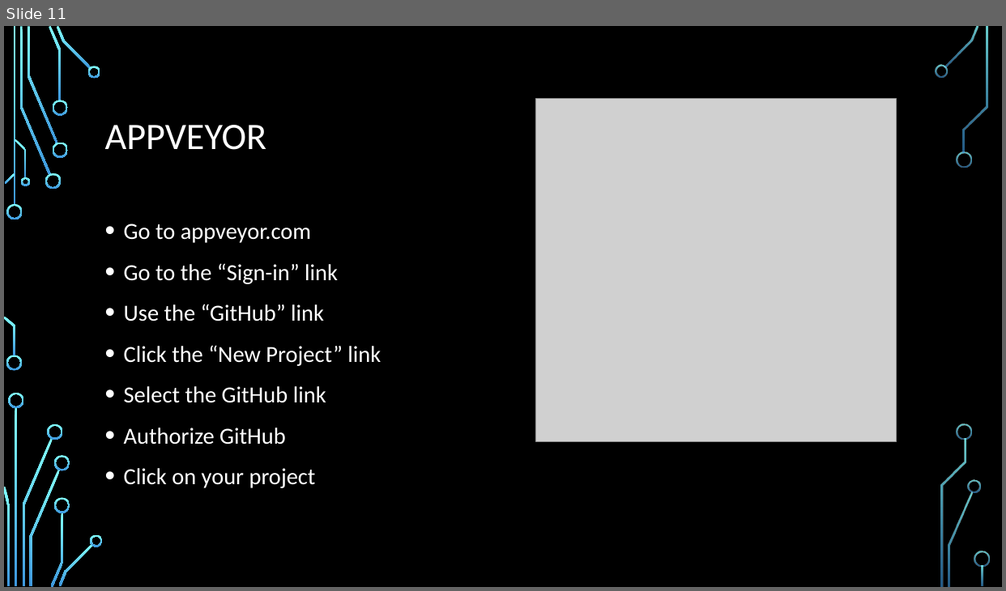
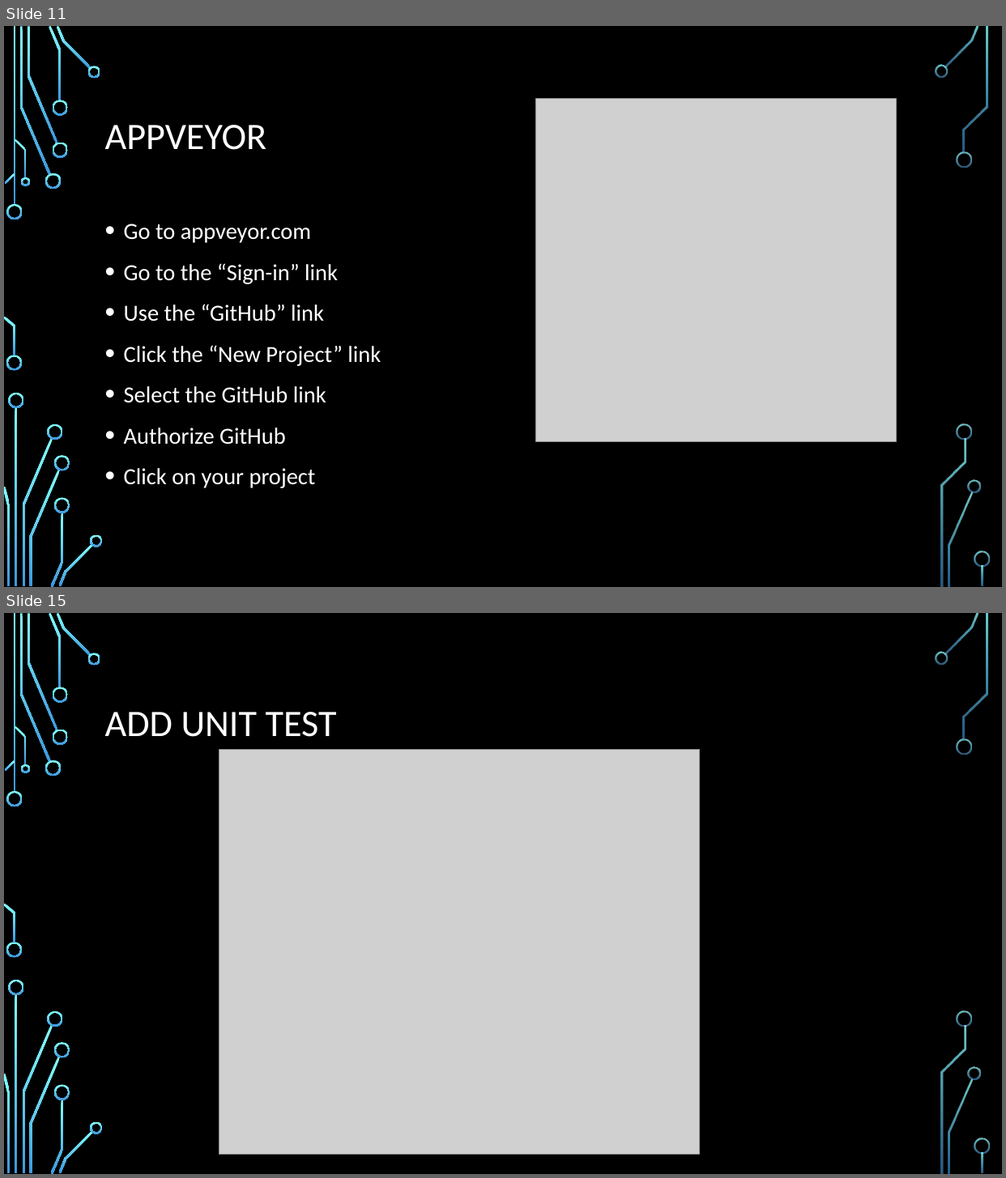
Before and after one commit to CedricAgoda/opensource-ci, a slide deck: Presentation/Full Open-Source CI.pptx. Shown one above the other, each under a label of ours: slide 11 before the commit, slides 11 and 15 after it; the slides between them are not shown. The pictures are 1006x591 and 1006x1178 pixels, drawn with LibreOffice and Linux fonts; fonts in the diff are those of the drawing; grey boxes stand for pictures; background and template pictures are left out. Boxes give left, top, right and bottom in pixels: in the first picture for what was removed or moved away, otherwise in the second. Text is boxed around its words. In the diff, an @@ line names an element or a change of style, - is before the commit and + after.

Commit message:
Add unit tests.

```diff
--- a/Presentation/Full Open-Source CI.pptx
+++ b/Presentation/Full Open-Source CI.pptx
@@ slide 15 added at box(4, 613, 1002, 1174), background picture (left out); not listed: 36 template elements that a slide beside it also shows @@
@@ title added at box(105, 712, 337, 737), 36 pt, text #FFFFFF @@
+ADD UNIT TEST
@@ picture added at box(219, 749, 700, 1154) @@
```
Also in this commit, not shown: 1 slide changed, 3 other slides added, 33 other files.
